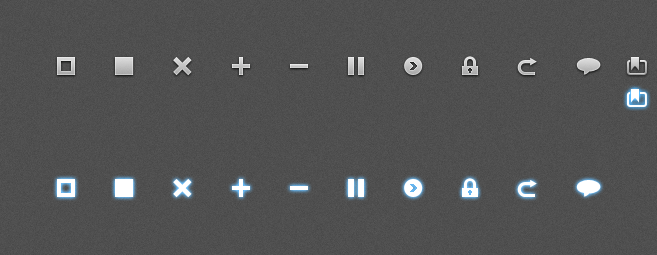
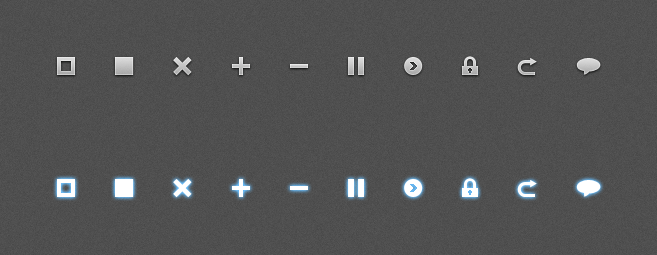
Revision of a layered 657 x 255 image; what changed, layer by layer:
removed layer "DELETE BEFORE COMMIT" over [623, 56, 651, 111]
